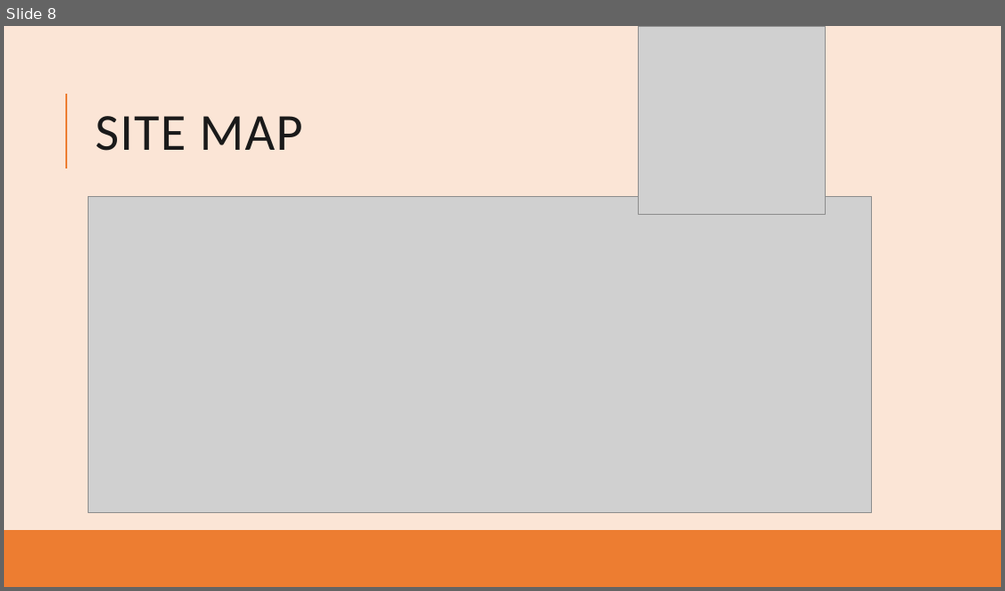
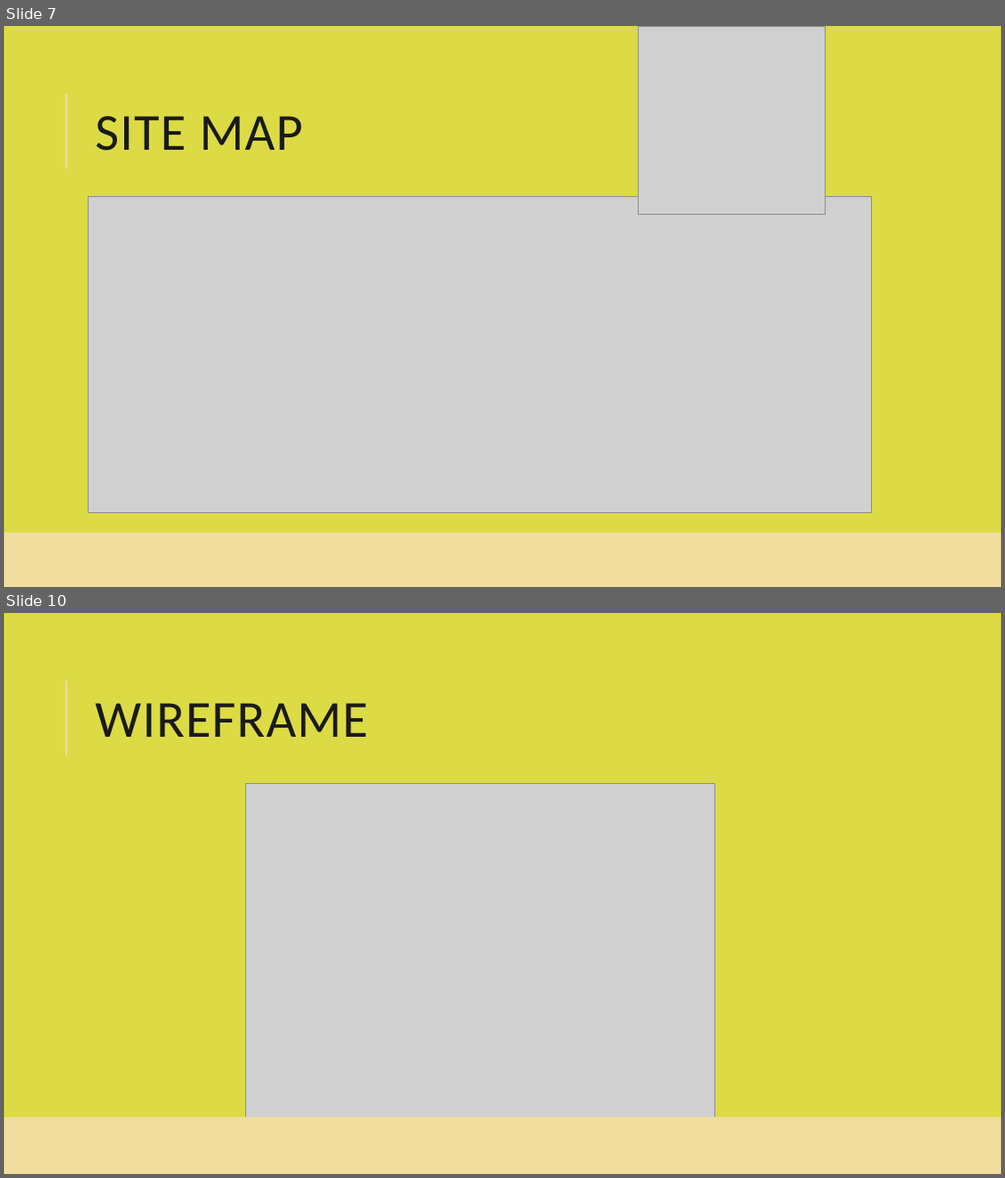
Before and after one commit to smiyaoka/forkPotatoDOC, a slide deck: ForkandPotatoUI.pptx. Shown one above the other, each under a label of ours: slide 8 before the commit, slides 7 and 10 after it; the slides between them are not shown. The pictures are 1005x591 and 1005x1178 pixels, drawn with LibreOffice and Linux fonts; fonts in the diff are those of the drawing; grey boxes stand for pictures. Boxes give left, top, right and bottom in pixels: in the first picture for what was removed or moved away, otherwise in the second. Text is boxed around its words. In the diff, an @@ line names an element or a change of style, - is before the commit and + after.

```diff
--- a/ForkandPotatoUI.pptx
+++ b/ForkandPotatoUI.pptx
@@ slide 10 added at [4,613,1001,1174], background #DCDB45; not listed: 1 template element that a slide beside it also shows @@
@@ title added at [95,703,367,737], 50 pt, text #1A1A1A @@
+WIREFRAME
@@ picture added at [246,784,716,1117] @@
@@ rectangle added at [4,1117,1001,1174], fill #F1DD9E @@
@@ rectangle added at [4,1119,1001,1174], fill #F1DD9E @@
@@ what was slide 8 is now slide 7 @@
@@ slide 7 changed as well @@
@@ background #FBE5D6 to #DCDB45 @@
@@ line (66, 168) - (66, 94): stroke #ED7D31 1.5 pt to #F1DD9E 1.5 pt @@
@@ rectangle at [4,532,1001,587]: fill #ED7D31 to #F1DD9E @@
```
Also in this commit, not shown: 7 other slides changed, 3 other slides added, 2 slides removed.
